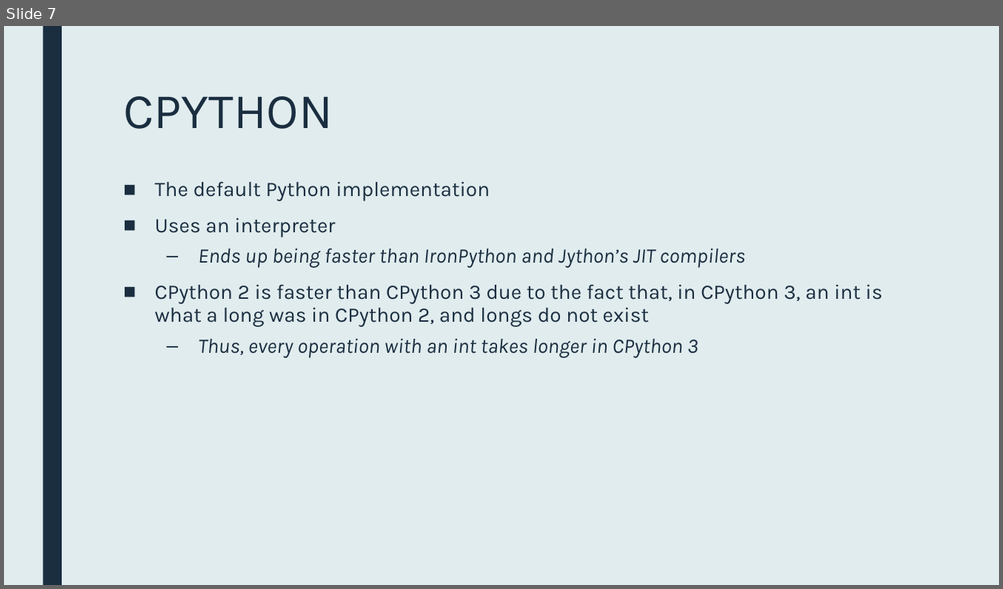
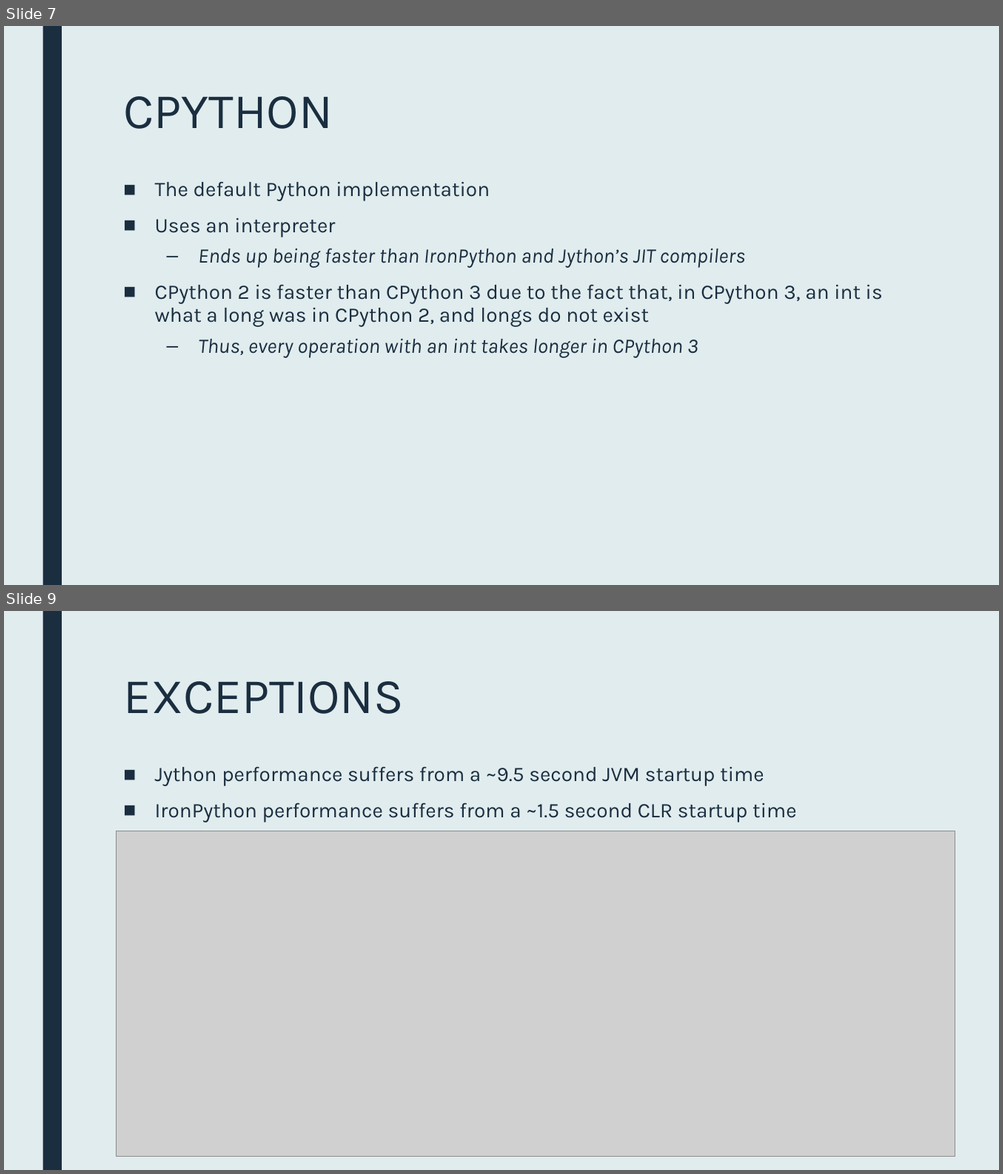
Before and after one commit to gehrigweber/python-comparison, a slide deck: Presentation.pptx. Shown one above the other, each under a label of ours: slide 7 before the commit, slides 7 and 9 after it; the slides between them are not shown. The pictures are 1003x589 and 1003x1174 pixels, drawn with LibreOffice and Linux fonts; fonts in the diff are those of the drawing; grey boxes stand for pictures. Boxes give left, top, right and bottom in pixels: in the first picture for what was removed or moved away, otherwise in the second. Text is boxed around its words. In the diff, an @@ line names an element or a change of style, - is before the commit and + after.

```diff
--- a/Presentation.pptx
+++ b/Presentation.pptx
@@ slide 9 added at (x1=4, y1=611, x2=999, y2=1170), background #E1ECEE; not listed: 1 template element that a slide beside it also shows @@
@@ title added at (x1=123, y1=681, x2=404, y2=714), 48 pt, text #1A2E40 @@
+EXCEPTIONS
@@ text added at (x1=155, y1=766, x2=797, y2=823), 20 pt, text #1A2E40 @@
+■ Jython performance suffers from a ~9.5 second JVM startup time
+■ IronPython performance suffers from a ~1.5 second CLR startup time
@@ picture added at (x1=116, y1=831, x2=956, y2=1156) @@
```
Also in this commit, not shown: 2 slides changed, 7 other slides added, 4 slides removed, 1 other file.
